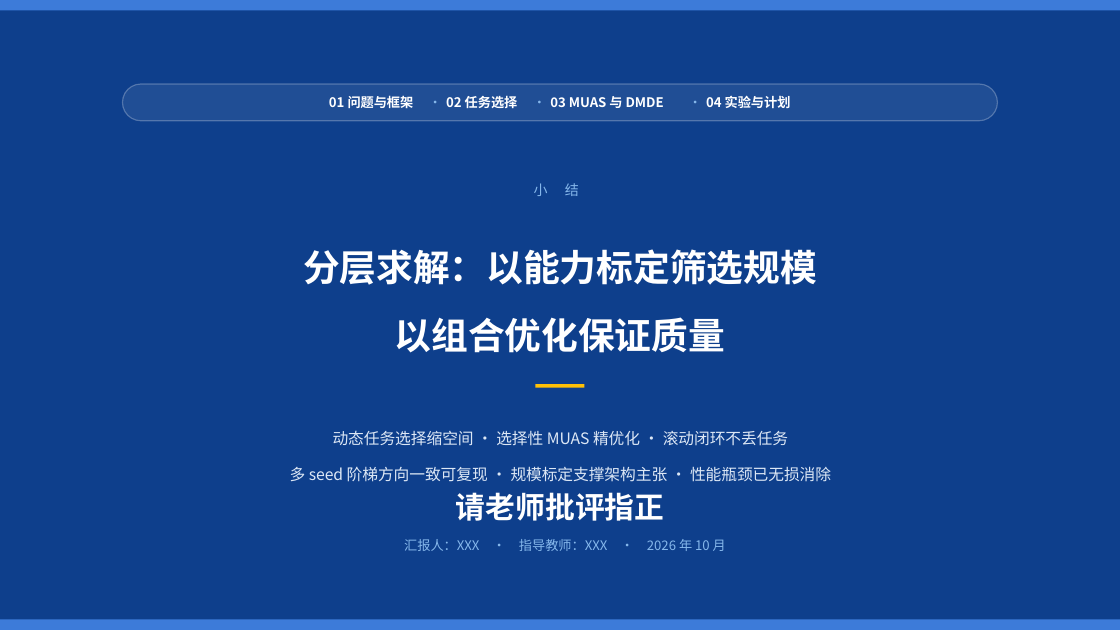
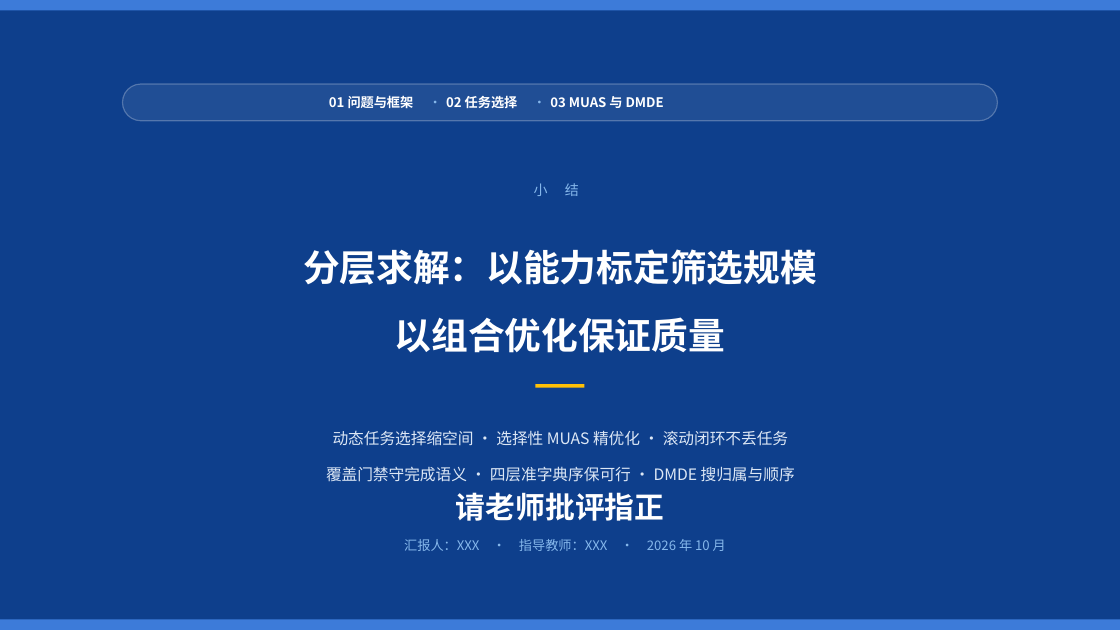
Before and after one commit to 909347194/ExperimentForGraduation, a slide deck: slide 12 of UAV协同任务分配方法-进展汇报/UAV协同任务分配方法-进展汇报.pptx (slide 16 before the commit). Drawn at 1120x630 pixels with LibreOffice and Linux fonts; fonts in the diff are those of the drawing. Boxes give left, top, right and bottom in pixels: in the first picture for what was removed or moved away, otherwise in the second. Text is boxed around its words. In the diff, an @@ line names an element or a change of style, - is before the commit and + after.

Commit message:
docs(ppt): 方法专版重构——移除全部实验内容，新增滚动闭环页
- 删 5 页实验内容（04 章扉页 / exp01 / exp02 / 性能瓶颈 / 证据边界与计划），
  实验图资产 fig_exp*.png 一并清除
- 新增 P6「动态滚动与闭环运行」（任务池演化 / 机队状态更新 / 周期时序 /
  完成反馈闸门 / 滞留防饥饿），补上标题里「动态滚动」的方法空缺
- P4 左图由 exp01 实测图改为「任务池状态演化示意」原生矢量图（灰→橙→绿）
- 全deck 去实验表述：目录改 3 章、扉页导航 01-03、页码 02–11/12 重编、
  封面/结束页/模型页措辞同步（big-M 标注改为兼容口径）
- slides/*.slide 源同步（含重编号 06→12、新增 06.slide）

```diff
--- a/UAV协同任务分配方法-进展汇报/UAV协同任务分配方法-进展汇报.pptx
+++ b/UAV协同任务分配方法-进展汇报/UAV协同任务分配方法-进展汇报.pptx
@@ text removed at <box>706,95,791,108</box> @@
-04 实验与计划
@@ text at <box>326,466,795,482</box>: text changed @@
-多 seed 阶梯方向一致可复现 · 规模标定支撑架构主张 · 性能瓶颈已无损消除
+覆盖门禁守完成语义 · 四层准字典序保可行 · DMDE 搜归属与顺序
```
Also in this commit, not shown: 10 other slides changed, 1 slide added, 5 slides removed, 21 other files.
